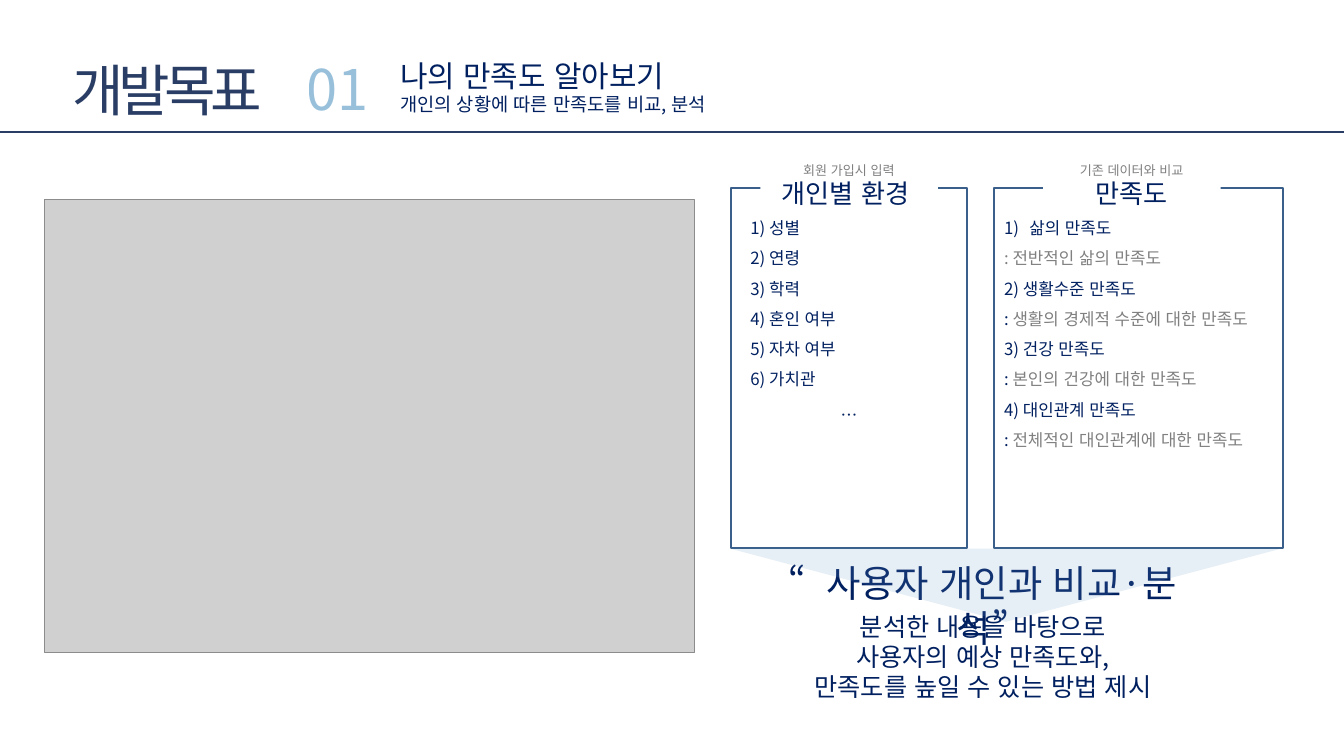
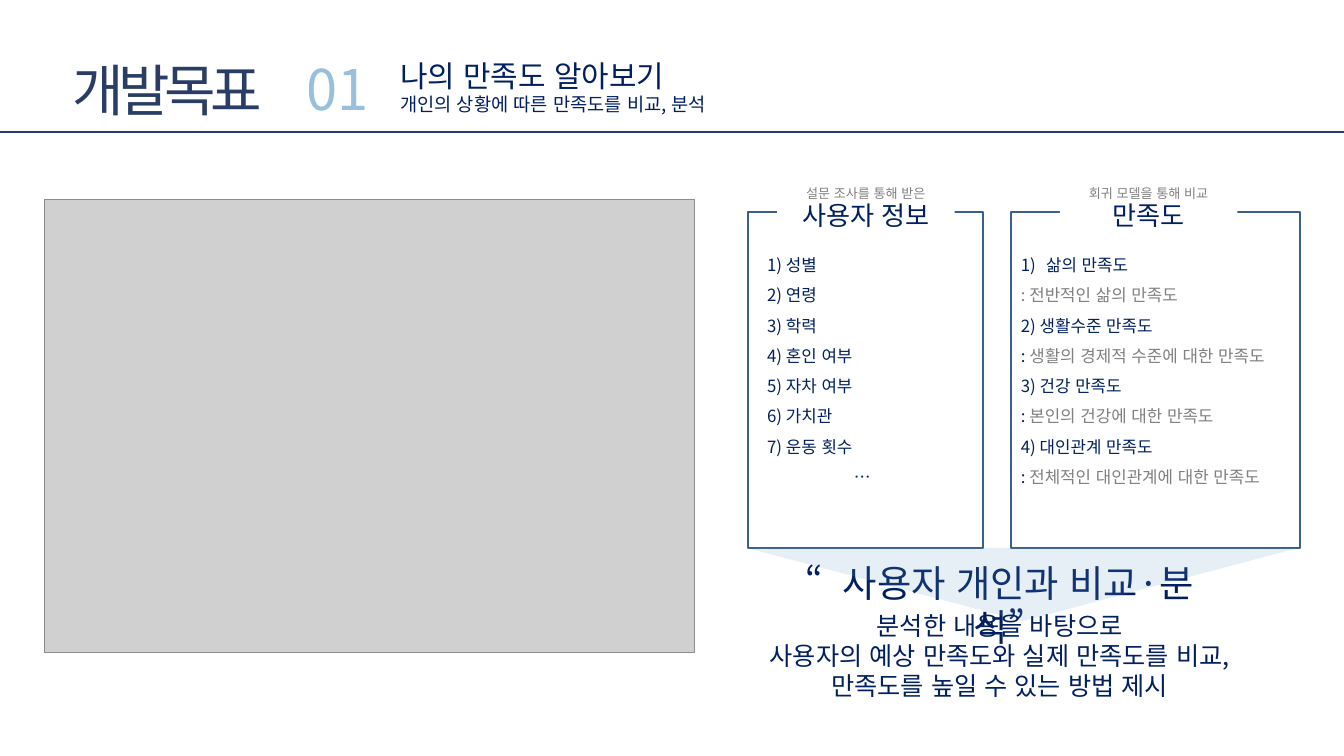
Before and after one commit to FourKong/Project_jh, a slide deck: slide 8 of portfolio/프로젝트 기획서_ver1.1.pptx. Drawn at 1344x756 pixels with LibreOffice and Linux fonts; fonts in the diff are those of the drawing; grey boxes stand for pictures. Boxes give left, top, right and bottom in pixels: in the first picture for what was removed or moved away, otherwise in the second. Text is boxed around its words. In the diff, an @@ line names an element or a change of style, - is before the commit and + after.

```diff
--- a/portfolio/프로젝트 기획서_ver1.1.pptx
+++ b/portfolio/프로젝트 기획서_ver1.1.pptx
@@ text removed at [803, 164, 895, 176] @@
-회원 가입시 입력
@@ text removed at [1080, 164, 1183, 176] @@
-기존 데이터와 비교
@@ text removed at [782, 181, 909, 205] @@
-개인별 환경
@@ text added at [802, 203, 929, 227], 28 pt, text #002060 @@
+사용자 정보
@@ text added at [806, 187, 925, 199], 14 pt, text #808080 @@
+설문 조사를 통해 받은
@@ text "만족도": place and size @@
-text "만족도" at [1096, 181, 1168, 205]
+text "만족도" at [1113, 203, 1185, 227]
@@ text added at [1089, 187, 1208, 199], 14 pt, text #808080 @@
+회귀 모델을 통해 비교
@@ rectangle: place and size @@
-rectangle at [731, 187, 966, 548]
+rectangle at [748, 212, 983, 548]
@@ rectangle: place and size @@
-rectangle at [994, 187, 1283, 548]
+rectangle at [1011, 212, 1300, 548]
@@ text "1) 성별": place and size @@
-text "1) 성별" at [750, 220, 836, 388]
+text "1) 성별" at [767, 257, 853, 456]
@@ text "삶의 만족도": place and size @@
-text "삶의 만족도" at [1004, 220, 1247, 447]
+text "삶의 만족도" at [1021, 257, 1264, 484]
@@ text removed at [823, 391, 876, 426] @@
-…
@@ text at [767, 439, 853, 456]: paragraphs added @@
+7) 운동 횟수
+…
@@ 2 texts, 1 triangle: place and size @@
-2 texts, 1 triangle at [730, 548, 1282, 698]
+2 texts, 1 triangle at [747, 548, 1298, 697]
@@ text at [770, 639, 1229, 670]: text changed @@
-사용자의 예상 만족도와,
+사용자의 예상 만족도와 실제 만족도를 비교,
```
Also in this commit, not shown: 4 other slides changed.
